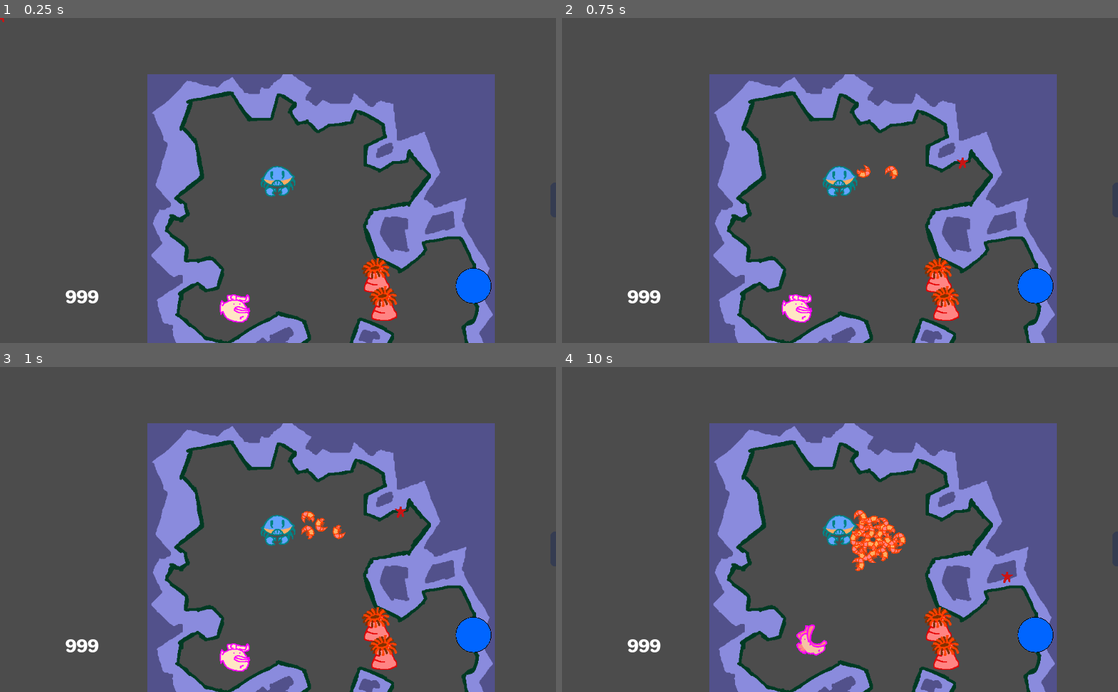
Above: before the commit, frames 1-4 (two rows, left to right).
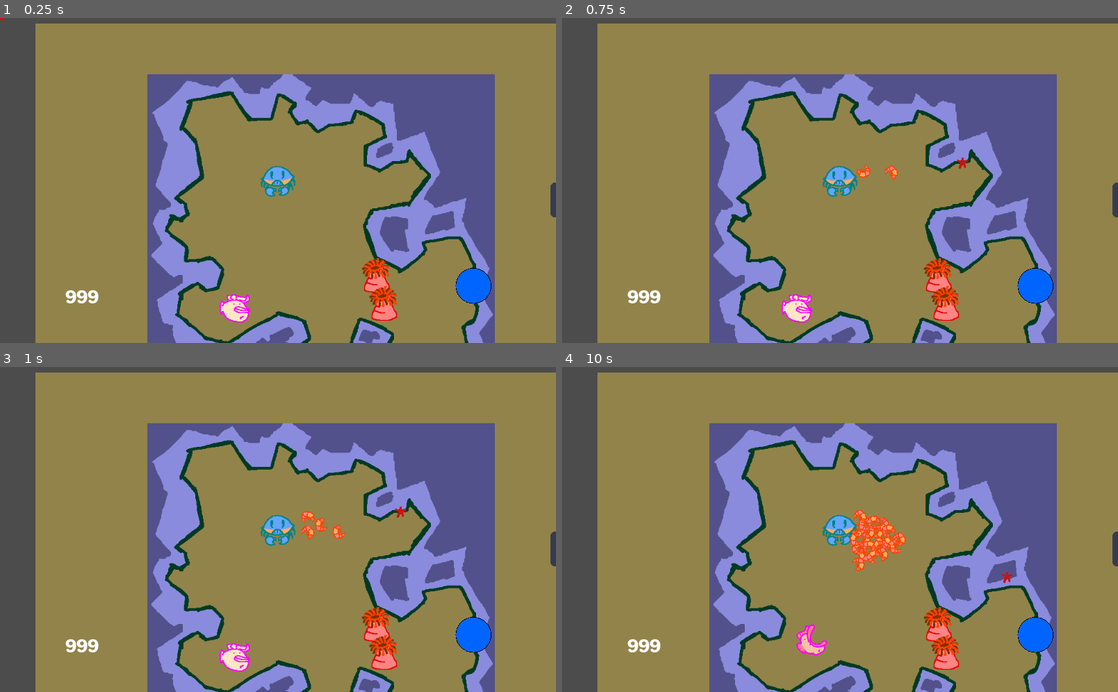
Above: after the commit, the same moments.

Repository: LightBoat9/GGJ2019
Game: Godot game, scene res://Levels/LevelTest.tscn
Two runs of this game, one before a commit and one after it. Both use one fixed random seed, a clock stepped at 60 frames per second and the inputs below. The engine's default icon, where the game draws it, is replaced by a stand-in: a white triangle on a blue panel in a dark square.
Inputs (mouse positions are in pixels of both pictures, inside the frame that each line leads up to):
- Up to frame 1 (0.25 s): no input
- Up to frame 2 (0.75 s): tap Enter (ui_accept) at 0.5 s; move the mouse to (962, 164) at 0.52 s; hold Right (ui_right) from 0.53 s (still down); click (962, 164) at 0.67 s
- Up to frame 3 (1 s): keep holding Right (ui_right); tap Enter (ui_accept) at 0.77 s
- Up to frame 4 (10 s): move the mouse to (728, 545) at 1.27 s; release Right (ui_right) at 1.28 s; hold Down (ui_down) 1.28-2.03 s; click (728, 545) at 1.42 s; tap Enter (ui_accept) at 1.52, 3.02, 3.77, 4.52, 6.02, 6.77, 7.52, 9.02, 9.77 s; move the mouse to (895, 458) at 2.02 s; hold Right (ui_right) 2.03-2.78 s; click (895, 458) at 2.17 s; move the mouse to (812, 594) at 2.77 s; hold Up (ui_up) 2.78-3.53 s; click (812, 594) at 2.92 s; move the mouse to (1006, 578) at 3.52 s; hold Left (ui_left) 3.53-5.03 s; click (1006, 578) at 3.67 s; move the mouse to (673, 480) at 4.27 s; click (673, 480) at 4.42 s; move the mouse to (867, 529) at 5.02 s; hold Down (ui_down) 5.03-5.78 s; click (867, 529) at 5.17 s; move the mouse to (756, 448) at 5.77 s; hold Right (ui_right) 5.78-6.53 s; click (756, 448) at 5.92 s; move the mouse to (962, 513) at 6.52 s; hold Up (ui_up) 6.53-7.28 s; click (962, 513) at 6.67 s; move the mouse to (728, 545) at 7.27 s; hold Right (ui_right) 7.28-8.03 s; click (728, 545) at 7.42 s; move the mouse to (895, 458) at 8.02 s; hold Down (ui_down) 8.03-8.78 s; click (895, 458) at 8.17 s; move the mouse to (812, 594) at 8.77 s; hold Left (ui_left) 8.78-9.53 s; click (812, 594) at 8.92 s; move the mouse to (1006, 578) at 9.52 s; hold Up (ui_up) from 9.53 s (still down); click (1006, 578) at 9.67 s

The runs differ from the first frame. In frame 1, 65% of the frame differs, in the area x 6-100%, y 1-100%; in frame 2, 65%; in frame 3, 65%; in frame 4, 64%.

Commit message:
Shrimp Stun Fix & Starfish

Diff:
--- a/Actors/Shrimp/Shrimp.tscn
+++ b/Actors/Shrimp/Shrimp.tscn
@@ -13,7 +13,7 @@
 custom_solver_bias = 0.0
 radius = 14.0
 
-[node name="Shrimp" type="KinematicBody2D" index="0"]
+[node name="Shrimp" type="KinematicBody2D"]
 
 input_pickable = false
 collision_layer = 0
--- a/Levels/LevelTest.tscn
+++ b/Levels/LevelTest.tscn
@@ -11,9 +11,27 @@
 custom_solver_bias = 0.0
 extents = Vector2( 32, 32 )
 
-[node name="LevelTest" type="Node2D"]
+[node name="LevelTest" type="Node2D" index="0"]
 
-[node name="StaticBody2D2" type="StaticBody2D" parent="." index="0"]
+[node name="ColorRect" type="ColorRect" parent="." index="0"]
+
+anchor_left = 0.0
+anchor_top = 0.0
+anchor_right = 0.0
+anchor_bottom = 0.0
+margin_left = -243.0
+margin_top = -150.0
+margin_right = 810.0
+margin_bottom = 612.0
+rect_pivot_offset = Vector2( 0.940384, -0.893005 )
+rect_clip_content = false
+mouse_filter = 0
+mouse_default_cursor_shape = 0
+size_flags_horizontal = 1
+size_flags_vertical = 1
+color = Color( 0.574219, 0.516811, 0.291595, 1 )
+
+[node name="StaticBody2D2" type="StaticBody2D" parent="." index="1"]
 
 input_pickable = false
 collision_layer = 1
@@ -31,17 +49,18 @@
 
 [node name="CollisionPolygon2D" type="CollisionPolygon2D" parent="StaticBody2D2" index="1"]
 
+visible = false
 position = Vector2( 99.6978, -5.55136 )
 build_mode = 1
 polygon = PoolVector2Array( 41.8248, -93.6206, 15.102, -13.4522, -57.3844, 0.570236, -74.0048, 47.1074, -48.5201, 71.48 …(1308 unchanged characters)…
 
-[node name="Crab" parent="." index="1" instance=ExtResource( 2 )]
+[node name="Crab" parent="." index="2" instance=ExtResource( 2 )]
 
 position = Vector2( 203.228, 139.146 )
 collision_mask = 3
 _sections_unfolded = [ "Collision", "collision" ]
 
-[node name="StaticBody2D" type="StaticBody2D" parent="." index="2"]
+[node name="StaticBody2D" type="StaticBody2D" parent="." index="3"]
 
 position = Vector2( 197.461, -66.3226 )
 input_pickable = false
@@ -62,14 +81,14 @@
 position = Vector2( 539.883, 241.569 )
 shape = SubResource( 1 )
 
-[node name="Goby" parent="." index="3" instance=ExtResource( 4 )]
+[node name="Goby" parent="." index="4" instance=ExtResource( 4 )]
 
 position = Vector2( 124.042, 376.27 )
 
-[node name="Anemone2" parent="." index="4" instance=ExtResource( 5 )]
+[node name="Anemone2" parent="." index="5" instance=ExtResource( 5 )]
 
 position = Vector2( 382.657, 314.658 )
 
-[node name="Anemone" parent="." index="5" instance=ExtResource( 5 )]
+[node name="Anemone" parent="." index="6" instance=ExtResource( 5 )]
 
 position = Vector2( 396.512, 366.511 )
Binary file added: Actors/Enemies/starfish/starfish1.png
Not shown, added: Actors/Enemies/starfish/starfish1.png.import
Binary file added: Actors/Enemies/starfish/starfish2.png
Not shown, added: Actors/Enemies/starfish/starfish2.png.import
